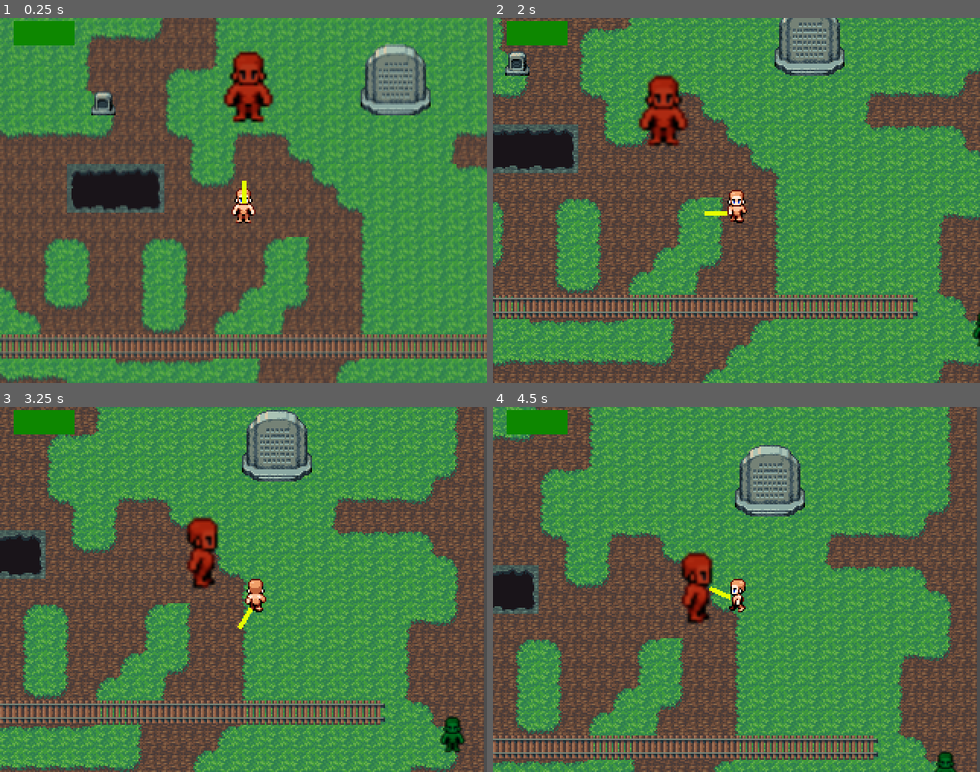
Above: before the commit, frames 1-4 (two rows, left to right).
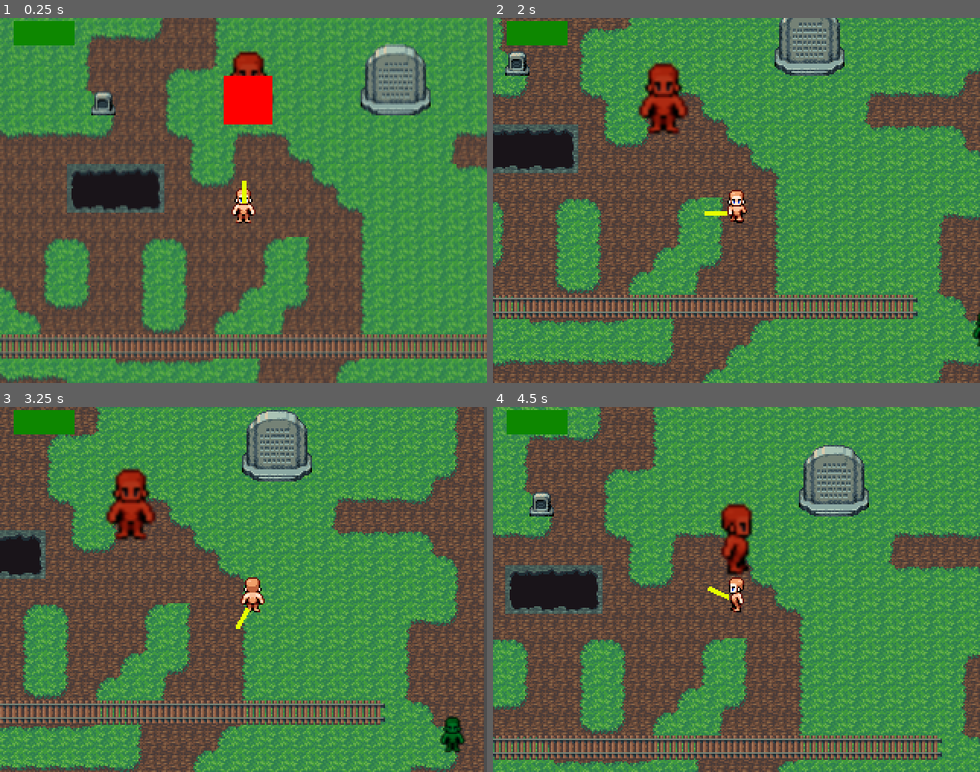
Above: after the commit, the same moments.

Repository: weinStag/cursed-rest
Game: Godot game, scene res://Scenes/gameview.tscn
Two runs of this game, one before a commit and one after it. Both use one fixed random seed, a clock stepped at 60 frames per second and the inputs below.
Inputs (mouse positions are in pixels of both pictures, inside the frame that each line leads up to):
- Up to frame 1 (0.25 s): no input
- Up to frame 2 (2 s): move the mouse to (843, 182) at 0.52 s; hold Right (ui_right) 0.53-1.28 s; tap Z (ui_accept) at 0.77, 1.52 s; move the mouse to (639, 218) at 1.27 s; hold Down (ui_down) from 1.28 s (still down)
- Up to frame 3 (3.25 s): move the mouse to (292, 509) at 2.02 s; release Down (ui_down) at 2.03 s; hold Right (ui_right) 2.03-2.78 s; move the mouse to (219, 662) at 2.77 s; hold Up (ui_up) from 2.78 s (still down); tap Z (ui_accept) at 3.02 s
- Up to frame 4 (4.5 s): move the mouse to (882, 644) at 3.52 s; release Up (ui_up) at 3.53 s; hold Left (ui_left) from 3.53 s (still down); tap Z (ui_accept) at 3.77 s; move the mouse to (590, 534) at 4.27 s

The runs differ from the first frame. In frame 1, 1.3% of the frame differs, in the area x 45-56%, y 15-30%; in frame 2, 1.5%; in frame 3, 2.8%; in frame 4, 68%, in the area x 0-100%, y 0-100%.

Commit message:
feat: chefe e inimigo atacam com hitbox

Diff:
--- a/Scenes/Pawns/boss.tscn
+++ b/Scenes/Pawns/boss.tscn
@@ -1,7 +1,8 @@
-[gd_scene load_steps=39 format=3 uid="uid://bu8aoo16dkdmu"]
+[gd_scene load_steps=41 format=3 uid="uid://bu8aoo16dkdmu"]
 
 [ext_resource type="Script" uid="uid://x4ynb0sefm2q" path="res://Scripts/Pawns/Types/boss.gd" id="1_oyfy5"]
 [ext_resource type="Texture2D" uid="uid://n4h41o7d7rbs" path="res://Graphics/Pawns/actor_man.png" id="2_572v3"]
+[ext_resource type="Texture2D" uid="uid://vwmpi5st1if5" path="res://Graphics/CollisionTiles/obstacle.png" id="3_572v3"]
 
 [sub_resource type="Animation" id="Animation_5p5oj"]
 resource_name = "idle_down"
@@ -316,6 +317,9 @@
 [sub_resource type="CircleShape2D" id="CircleShape2D_5n1dt"]
 radius = 38.0132
 
+[sub_resource type="RectangleShape2D" id="RectangleShape2D_oyfy5"]
+size = Vector2(20, 8)
+
 [node name="Boss" type="Node2D" groups=["boss"]]
 script = ExtResource("1_oyfy5")
 
@@ -353,5 +357,14 @@
 shape = SubResource("CircleShape2D_5n1dt")
 debug_color = Color(0.907035, 0.289866, 0.223736, 0.42)
 
+[node name="AttackHitbox" type="Area2D" parent="." groups=["hitbox_boss"]]
+
+[node name="CollisionShape2D" type="CollisionShape2D" parent="AttackHitbox"]
+position = Vector2(0, 6)
+shape = SubResource("RectangleShape2D_oyfy5")
+
+[node name="AttackSprite" type="Sprite2D" parent="AttackHitbox"]
+texture = ExtResource("3_572v3")
+
 [connection signal="area_entered" from="visao" to="." method="_on_visao_area_entered"]
 [connection signal="area_exited" from="visao" to="." method="_on_visao_area_exited"]
--- a/Scenes/Pawns/inimigo.tscn
+++ b/Scenes/Pawns/inimigo.tscn
@@ -1,7 +1,8 @@
-[gd_scene load_steps=39 format=3 uid="uid://csp4gdb2j0fmr"]
+[gd_scene load_steps=41 format=3 uid="uid://csp4gdb2j0fmr"]
 
 [ext_resource type="Script" uid="uid://m3ko5erqjo36" path="res://Scripts/Pawns/Types/enemy.gd" id="1_3sqja"]
 [ext_resource type="Texture2D" uid="uid://n4h41o7d7rbs" path="res://Graphics/Pawns/actor_man.png" id="2_5n1dt"]
+[ext_resource type="Texture2D" uid="uid://vwmpi5st1if5" path="res://Graphics/CollisionTiles/obstacle.png" id="3_5n1dt"]
 
 [sub_resource type="Animation" id="Animation_5p5oj"]
 resource_name = "idle_down"
@@ -316,6 +317,9 @@
 [sub_resource type="CircleShape2D" id="CircleShape2D_5n1dt"]
 radius = 38.0132
 
+[sub_resource type="RectangleShape2D" id="RectangleShape2D_5n1dt"]
+size = Vector2(20, 8)
+
 [node name="Inimigo" type="Node2D" groups=["enemy"]]
 script = ExtResource("1_3sqja")
 
@@ -353,5 +357,16 @@
 shape = SubResource("CircleShape2D_5n1dt")
 debug_color = Color(0.907035, 0.289866, 0.223736, 0.42)
 
+[node name="AttackHitbox" type="Area2D" parent="." groups=["hitbox"]]
+
+[node name="CollisionShape2D" type="CollisionShape2D" parent="AttackHitbox"]
+position = Vector2(0, 6)
+shape = SubResource("RectangleShape2D_5n1dt")
+
+[node name="AttackSprite" type="Sprite2D" parent="AttackHitbox"]
+visible = false
+texture = ExtResource("3_5n1dt")
+
 [connection signal="area_entered" from="visao" to="." method="_on_visao_area_entered"]
 [connection signal="area_exited" from="visao" to="." method="_on_visao_area_exited"]
+[connection signal="area_entered" from="AttackHitbox" to="." method="_on_attack_hitbox_area_entered"]
--- a/Scenes/Pawns/player.tscn
+++ b/Scenes/Pawns/player.tscn
@@ -391,6 +391,8 @@
 }
 
 [node name="hitbox_arma" type="Area2D" parent="arma" groups=["ataque"]]
+monitoring = false
+monitorable = false
 
 [node name="CollisionShape2D" type="CollisionShape2D" parent="arma/hitbox_arma"]
 position = Vector2(14.4, 2.33333)
--- a/Scripts/Pawns/Types/enemy.gd
+++ b/Scripts/Pawns/Types/enemy.gd
@@ -16,7 +16,7 @@
 @export var damage := 10
 @export var knockback_distance := 2
 @export var attack_distance := 24
-@export var attack_cooldown := 1.2
+@export var attack_cooldown := 3
 
 var can_attack := true
 var player: Node2D = null
@@ -25,7 +25,14 @@
 @onready var move_max := move_pattern.size()
 @onready var dialogue := GbmUtils.get_dialogue(dialogue_keys)
 
+@onready var attack_hitbox: Area2D = $AttackHitbox
+@onready var hitbox_shape: CollisionShape2D = $AttackHitbox/CollisionShape2D
+@onready var attack_sprite: Sprite2D = $AttackHitbox/AttackSprite
+
 func _ready():
+	attack_hitbox.monitoring = false
+	attack_hitbox.set_collision_layer_value(3, true) # layer inimigo
+	attack_hitbox.set_collision_mask_value(1, true)  # player
 	health = max_health
 
 func _process(_delta):
@@ -42,26 +49,54 @@
 	return player and global_position.distance_to(player.global_position) <= attack_distance
 
 
-func attack() -> void:
+func attack():
 	if not can_attack:
 		return
+	can_attack = false
 
-	can_attack = false
 	is_stopped = true
 
-	if player.has_method("receive_damage"):
-		player.receive_damage(damage, self)
+	var dir := get_direction_to_player()
+	if dir == Vector2i.ZERO:
+		dir = Vector2i.DOWN
 
+	# posiciona a hitbox na direção certa
+	position_attack_hitbox(dir)
+
+	# ativa hitbox e visual
+	attack_hitbox.monitoring = true
+	attack_sprite.visible = true
+
+	# tempo em que o ataque fica ativo (hitbox + sprite)
+	await get_tree().create_timer(0.15).timeout
+
+	# desativa hitbox e sprite
+	attack_hitbox.monitoring = false
+	attack_sprite.visible = false
+
+	# cooldown do ataque
 	await get_tree().create_timer(attack_cooldown).timeout
+
+	is_stopped = false
 	can_attack = true
-	is_stopped = false
+
+
+func position_attack_hitbox(dir: Vector2i):
+	var cell_size := 16 # ou o tamanho da SUA tile
+	var offset := Vector2(dir.x * cell_size, dir.y * cell_size)
+	attack_hitbox.position = offset
+
+	# opcional: rotacionar sprite pela direção
+	attack_sprite.rotation = atan2(dir.y, dir.x)
 
 
 func get_direction_to_player() -> Vector2i:
 	var diff := player.global_position - global_position
+
 	if abs(diff.x) > abs(diff.y):
 		return Vector2i(sign(diff.x), 0)
-	return Vector2i(0, sign(diff.y))
+	else:
+		return Vector2i(0, sign(diff.y))
 
 
 func move_towards_player():
@@ -129,3 +164,10 @@
 	var p = area.get_parent()
 	if p.is_in_group("player"):
 		player = null
+
+
+func _on_AttackHitbox_area_entered(area: Area2D):
+	var target := area.get_parent()
+	if target.is_in_group("ataque"):
+		if target.has_method("receive_damage"):
+			target.receive_damage(damage, self)
